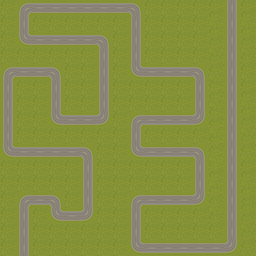
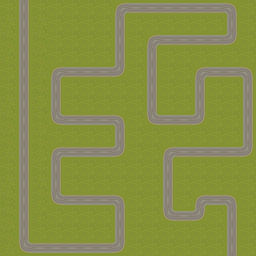
Layered file, before and after one edit (256px x 256px). Changes by layer:
painted on "Grass copy" over [0,224,256,240]
painted on "Grass copy 26" over [0,160,256,176]
painted on "Grass copy 22" over [0,176,256,192]
painted on "Grass copy 157" over [0,230,256,246]
painted on "Grass copy 158" over [0,214,256,230]
painted on "Grass copy 159" over [0,203,256,219]
painted on "Grass copy 152" over [0,198,256,214]
painted on "Grass copy 153" over [0,187,256,203]
painted on "Grass copy 154" over [0,171,256,187]
painted on "Grass copy 155" over [0,160,256,176]
painted on "Grass copy 148" over [0,145,256,161]
painted on "Grass copy 149" over [0,134,256,150]
painted on "Grass copy 150" over [0,118,256,134]
painted on "Grass copy 151" over [0,107,256,123]
painted on "Grass copy 144" over [0,91,256,107]
painted on "Grass copy 145" over [0,80,256,96]
painted on "Grass copy 146" over [0,64,256,80]
painted on "Grass copy 147" over [0,53,256,69]
painted on "Grass copy 142" over [0,38,256,54]
painted on "Grass copy 143" over [0,27,256,43]
painted on "Grass copy 140" over [0,11,256,27]
painted on "Grass copy 141" over [0,0,256,16]
painted on "Grass copy 64" over [0,0,256,16]
painted on "Grass copy 63" over [0,16,256,32]
…and 239 more changes (239 painted)
